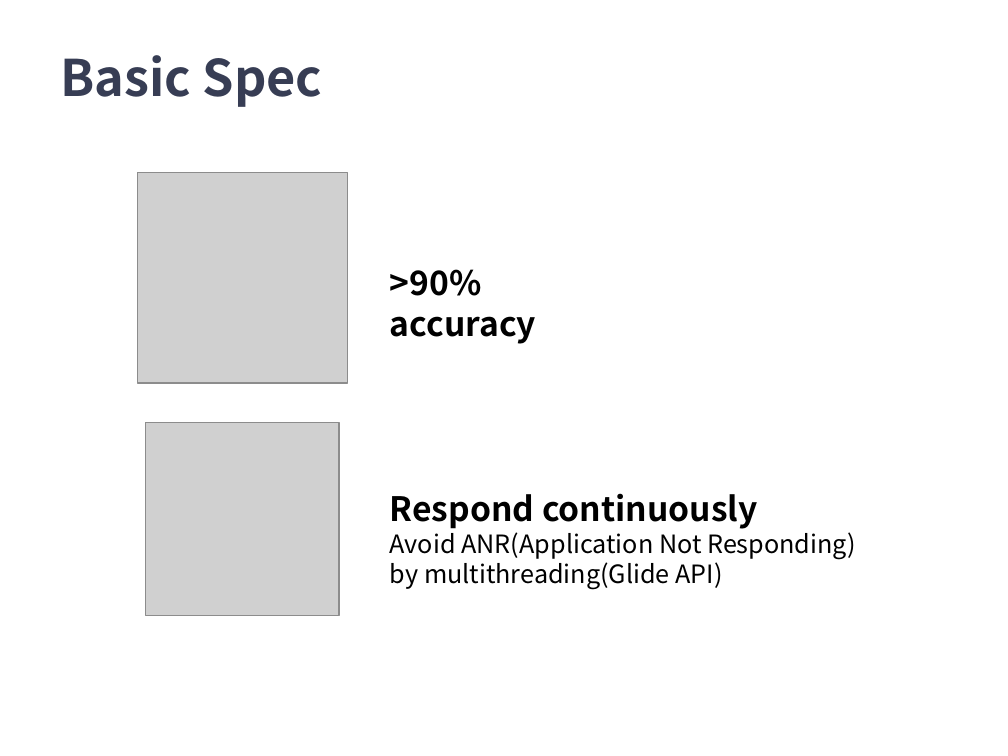
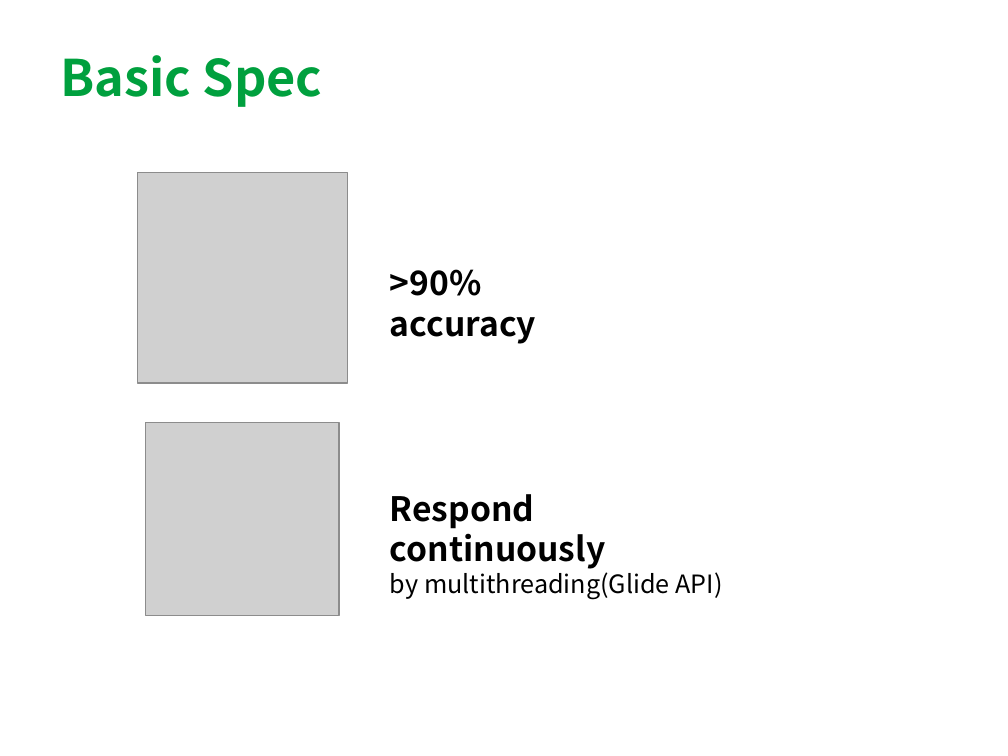
Before and after one commit to Jamjomjara/snu-artoon, a slide deck: slide 14 of artoon-spec.pptx. Drawn at 1008x756 pixels with LibreOffice and Linux fonts; fonts in the diff are those of the drawing; grey boxes stand for pictures. Boxes give left, top, right and bottom in pixels: in the first picture for what was removed or moved away, otherwise in the second. Text is boxed around its words. In the diff, an @@ line names an element or a change of style, - is before the commit and + after.

Commit message:
modify spec ppt
add overview

Please enter the commit message for your changes. Lines starting

```diff
--- a/artoon-spec.pptx
+++ b/artoon-spec.pptx
@@ title "Basic Spec" at (60,55,323,107): text colour #373D54 to #00A03E @@
@@ text at (390,527,856,559): paragraph removed @@
-Avoid ANR(Application Not Responding)
```
Also in this commit, not shown: 16 other slides changed, 1 slide added, 1 slide removed.
